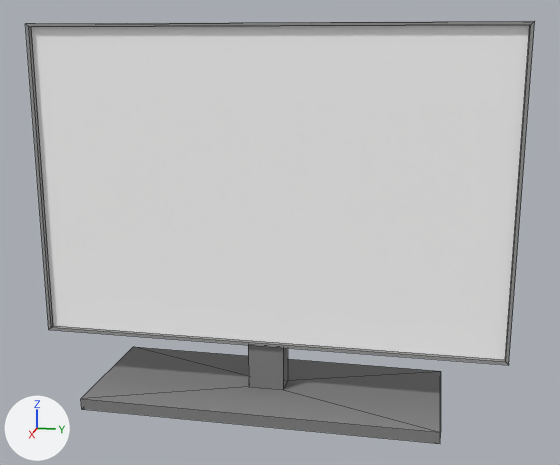
What one commit did to the FBX model Assets/Models/Office/pantalla_ordinador.FBX.
The view is the same before and after, from a 50 mm lens placed at (0.695, 0.151, 0.162), pointed at (0.001, 0.012, -0.012). The axes (+X, +Y, +Z) are drawn at lower left. The lights are the same throughout. Mesh edges are drawn as thin lines. Where no turn or scale is listed for an object, it has been applied to the vertices.
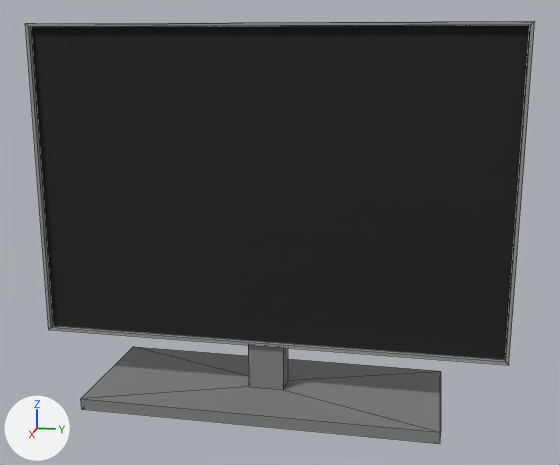
Changed parts and their boxes (x1, y1, x2, y2) in the pictures (560 x 465 px):
'Box002', recoloured (white to black)
    both: (28, 22, 533, 428)

The change, as a diff of the scene's bpy script:
```diff
--- a/Assets/Models/Office/pantalla_ordinador.FBX.py
+++ b/Assets/Models/Office/pantalla_ordinador.FBX.py
@@ mat_pantalla @@
 mat_pantalla = principled_material('pantalla')
-mat_pantalla.base_color = (1.0, 1.0, 1.0)  # white #ffffff
+mat_pantalla.base_color = (0.00784, 0.00784, 0.00784)  # black #161616
 mat_pantalla.roughness = 0.859
```
